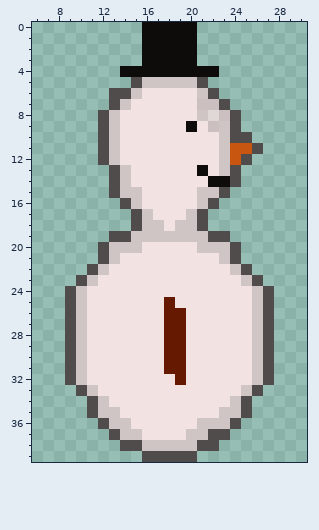
Pixel-art sprite: images/snowman_right_2.png. Above: the version before the commit.
The file is 37x40 pixels. Colours within 5 levels of each other are drawn and written as one. Shown: x 6..30, y 0..39.
The result:
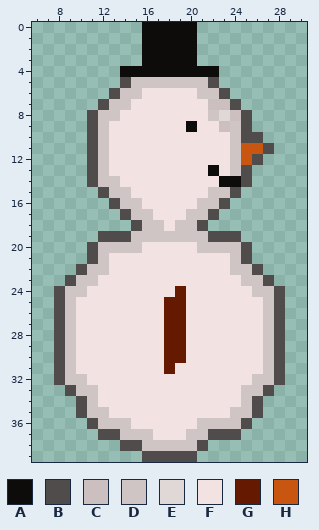
Palette (. is transparent): A #0e0b0b  B #504c4c  C #cbbfbf  D #cfc5c5  E #e0d7d7  F #f3e2e2  G #641900  H #c85611
Edits made:
y 5: x 14..15 .B -> BD; x 21..22 B. -> DB
y 6: x 14 B -> D; x 22..23 B. -> DB
y 7: x 12..13 .B -> BD; x 21 C -> F; x 23..24 B. -> CB
y 8: x 11..12 .B -> BD; x 21..25 DECB. -> FDECB
y 9: x 11..13 .BD -> BDF; x 22..25 CDB. -> FCDB
y 10: x 11..13 .BD -> BDF; x 23..24 DB -> FD; x 26 . -> B
y 11: x 11..13 .BD -> BDF; x 23..24 DH -> FD; x 26..27 B. -> HB
y 12: x 11..13 .BD -> BDF; x 23..26 DHB. -> FDHB
y 13: x 11..14 ..BD -> BDFF; x 21..25 AFDB. -> FAFDB
y 14: x 11..14 ..BD -> BDDF; x 22 A -> F; x 24..25 B. -> AB
y 15: x 12..13 .B -> BD; x 15 D -> F; x 21 D -> F; x 23..24 B. -> DB
y 16: x 13..14 .B -> BD; x 22..23 B. -> DB
y 17: x 14..15 .B -> BD; x 21..22 B. -> DB
y 19: x 12 . -> B; x 24 . -> B
y 20: x 11..12 .B -> BD; x 24..25 B. -> DB
y 21: x 11..13 .BD -> BDF; x 23..25 DB. -> FDB
y 22: x 10..11 .B -> BD; x 25..26 B. -> DB
y 23: x 9..10 .B -> BD; x 26..27 B. -> DB
y 24: x 8..9 .B -> BD; x 19 F -> G; x 27..28 B. -> DB
y 25: x 8..10 .BD -> BDF; x 19 F -> G; x 26..28 DB. -> FDB
y 26..30: x 8..10 .BD -> BDF; x 26..28 DB. -> FDB
y 31: x 8..10 .BD -> BDF; x 19 G -> F; x 26..28 DB. -> FDB
y 32: x 8..9 .B -> BD; x 19 G -> F; x 27..28 B. -> DB
y 33: x 9..10 .B -> BD; x 26..27 B. -> DB
y 34: x 10..12 .BD -> BDF; x 24..26 DB. -> FDB
y 35: x 10..11 .B -> BD; x 13 D -> F; x 23 D -> F; x 25..26 B. -> DB
y 36: x 11..12 .B -> BD; x 24..25 B. -> DB
y 37: x 12 . -> B; x 16 F -> D; x 24 . -> B
y 38: x 22 B -> .
Pixel boxes of the changes (left, top, right, bottom) in both pictures:
changed: (54, 77, 153, 440)
changed: (175, 77, 285, 451)
